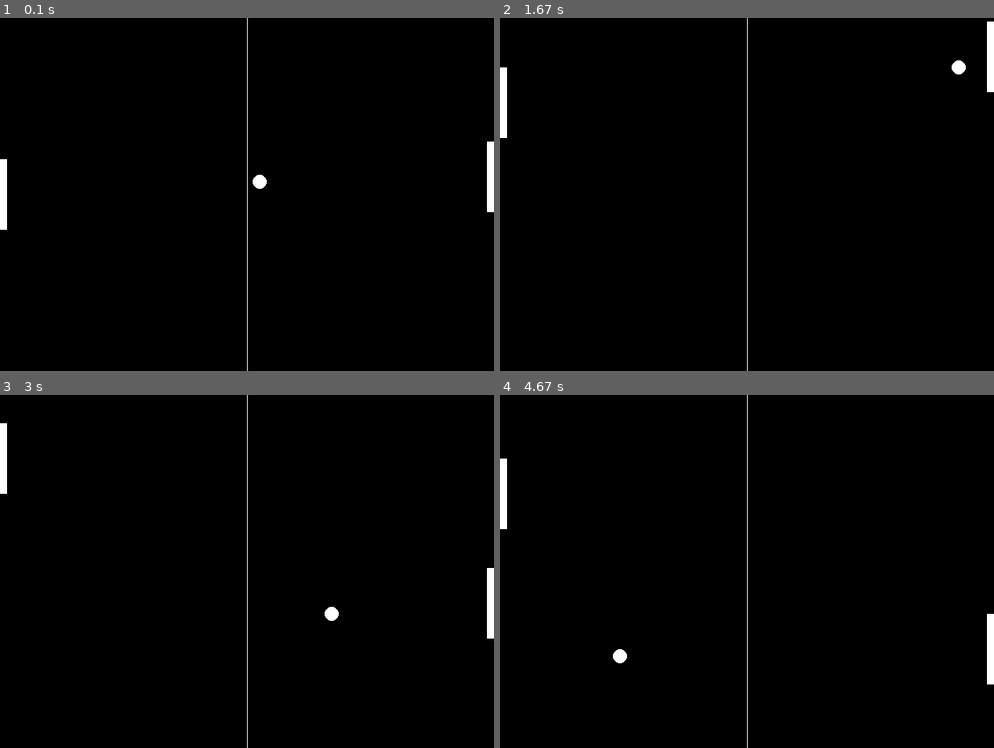
Above: before the commit, frames 1-4 (two rows, left to right).
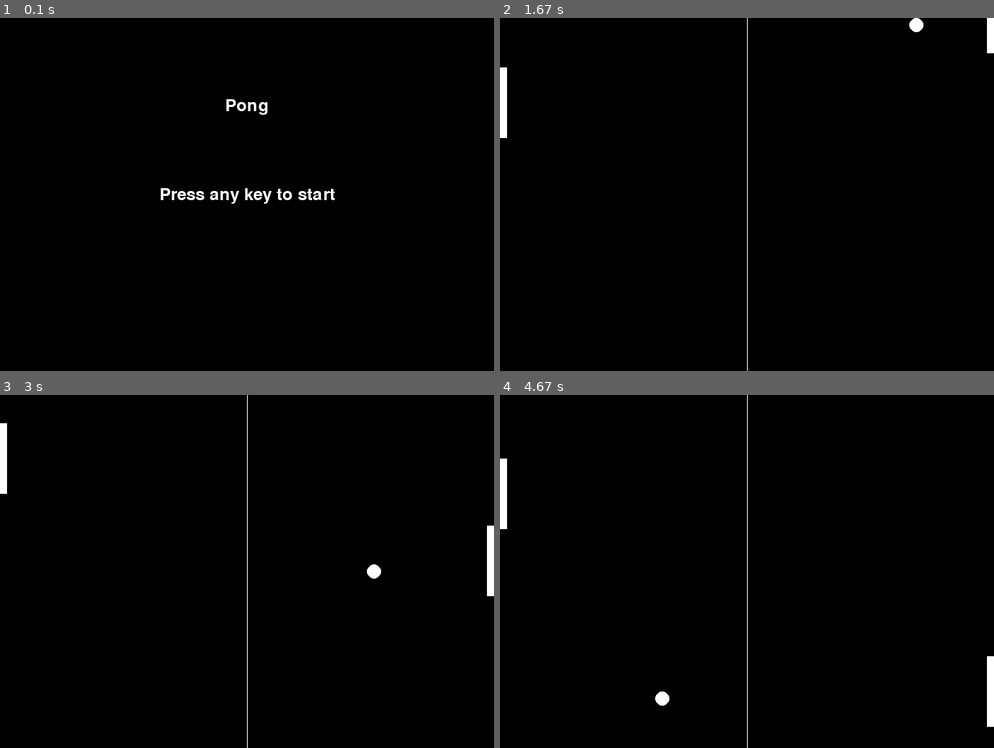
Above: after the commit, the same moments.

Repository: stealthness/PyGames
Game: pygame game, started from TestAIGenPongClone/Gemini/Main.py
Two runs of this game, one before a commit and one after it. Both use one fixed random seed, a clock stepped at 60 frames per second and the inputs below.
Inputs:
- Up to frame 1 (0.1 s): no input
- Up to frame 2 (1.67 s): hold W 0.33-0.8 s; hold S 0.83-1.13 s; hold W 1.17-1.53 s; hold S from 1.57 s (still down)
- Up to frame 3 (3 s): release S at 1.93 s; hold W 1.97-2.27 s; hold S 2.3-2.6 s; hold W from 2.63 s (still down)
- Up to frame 4 (4.67 s): release W at 3 s; hold S 3.03-3.4 s; hold W 3.43-3.73 s; hold S 3.77-4.07 s; hold W 4.1-4.47 s; hold S from 4.5 s (still down)

The runs differ from the first frame. In frame 1, 1.5% of the frame differs, in the area x 0-100%, y 0-100%; in frame 2, 0.3%; in frame 3, 0.5%; in frame 4, 0.5%.

Commit message:
Added Title screen, however cannot escape the program untill the game starts prompt : add the following features, add a title screen at the start, and message "press any key to start", and start the game with any key press

Diff:
--- a/TestAIGenPongClone/Gemini/Main.py
+++ b/TestAIGenPongClone/Gemini/Main.py
@@ -34,58 +34,82 @@
 # Create a clock object to control the frame rate
 clock = pygame.time.Clock()
 
+# Font for title screen
+font = pygame.font.Font(None, 36)
+
+# Title screen flag
+show_title_screen = True
+
 # Game loop
-running = True
-while running:
-    # Event handling
-    for event in pygame.event.get():
-        if event.type == pygame.QUIT:
-            running = False
-        elif event.type == pygame.KEYDOWN:
-            if event.key == pygame.K_ESCAPE:
-                running = False
+while True:
+    if show_title_screen:
+        # Draw title screen
+        screen.fill(black)
+        title_text = font.render("Pong", True, white)
+        title_rect = title_text.get_rect(center=(width // 2, height // 4))
+        screen.blit(title_text, title_rect)
 
-    # Player movement
-    keys = pygame.key.get_pressed()
-    if keys[pygame.K_w] and player_pos > 0:
-        player_pos -= 5
-    if keys[pygame.K_s] and player_pos < height - paddle_height:
-        player_pos += 5
+        start_text = font.render("Press any key to start", True, white)
+        start_rect = start_text.get_rect(center=(width // 2, height // 2))
+        screen.blit(start_text, start_rect)
 
-    # Opponent AI (simple)
-    if ball_y > opponent_pos + paddle_height // 2:
-        opponent_pos += 5
-    if ball_y < opponent_pos + paddle_height // 2:
-        opponent_pos -= 5
+        pygame.display.flip()
 
-    # Ball movement
-    ball_x += ball_speed_x
-    ball_y += ball_speed_y
+        # Wait for any key press to start the game
+        for event in pygame.event.get():
+            if event.type == pygame.KEYDOWN:
+                show_title_screen = False
+                break
 
-    # Ball collision with walls
-    if ball_y <= 0 or ball_y >= height - ball_size:
-        ball_speed_y *= -1
+    else:
+        # Game loop
+        for event in pygame.event.get():
+            if event.type == pygame.QUIT:
+                pygame.quit()
+                quit()
+            elif event.type == pygame.KEYDOWN:
+                if event.key == pygame.K_ESCAPE:
+                    pygame.quit()
+                    quit()
 
-    # Ball collision with paddles
-    if (ball_x <= paddle_width and ball_y >= player_pos and ball_y <= player_pos + paddle_height) or (
-            ball_x >= width - paddle_width - ball_size and ball_y >= opponent_pos and ball_y <= opponent_pos + paddle_height):
-        ball_speed_x *= -1
+        # Player movement
+        keys = pygame.key.get_pressed()
+        if keys[pygame.K_w] and player_pos > 0:
+            player_pos -= 5
+        if keys[pygame.K_s] and player_pos < height - paddle_height:
+            player_pos += 5
 
-    # Game over (simplified)
-    if ball_x < 0 or ball_x > width:
-        ball_x, ball_y = width // 2 - ball_size // 2, height // 2 - ball_size // 2
-        ball_speed_x = random.choice([-3, 3])  # Randomize direction on reset
+        # Opponent AI (simple)
+        if ball_y > opponent_pos + paddle_height // 2:
+            opponent_pos += 5
+        if ball_y < opponent_pos + paddle_height // 2:
+            opponent_pos -= 5
 
-    # Draw everything
-    screen.fill(black)
-    pygame.draw.rect(screen, white, (0, player_pos, paddle_width, paddle_height))
-    pygame.draw.rect(screen, white, (width - paddle_width, opponent_pos, paddle_width, paddle_height))
-    pygame.draw.ellipse(screen, white, (ball_x, ball_y, ball_size, ball_size))
-    pygame.draw.line(screen, white, (width // 2, 0), (width // 2, height))  # Center line
-    pygame.display.flip()
+        # Ball movement
+        ball_x += ball_speed_x
+        ball_y += ball_speed_y
 
-    # Cap the frame rate
-    clock.tick(game_speed)
+        # Ball collision with walls
+        if ball_y <= 0 or ball_y >= height - ball_size:
+            ball_speed_y *= -1
 
-# Quit Pygame
-pygame.quit()
+        # Ball collision with paddles
+        if (ball_x <= paddle_width and ball_y >= player_pos and ball_y <= player_pos + paddle_height) or (
+                ball_x >= width - paddle_width - ball_size and ball_y >= opponent_pos and ball_y <= opponent_pos + paddle_height):
+            ball_speed_x *= -1
+
+        # Game over (simplified)
+        if ball_x < 0 or ball_x > width:
+            ball_x, ball_y = width // 2 - ball_size // 2, height // 2 - ball_size // 2
+            ball_speed_x = random.choice([-3, 3])  # Randomize direction on reset
+
+        # Draw everything
+        screen.fill(black)
+        pygame.draw.rect(screen, white, (0, player_pos, paddle_width, paddle_height))
+        pygame.draw.rect(screen, white, (width - paddle_width, opponent_pos, paddle_width, paddle_height))
+        pygame.draw.ellipse(screen, white, (ball_x, ball_y, ball_size, ball_size))
+        pygame.draw.line(screen, white, (width // 2, 0), (width // 2, height))  # Center line
+        pygame.display.flip()
+
+        # Cap the frame rate
+        clock.tick(game_speed)
